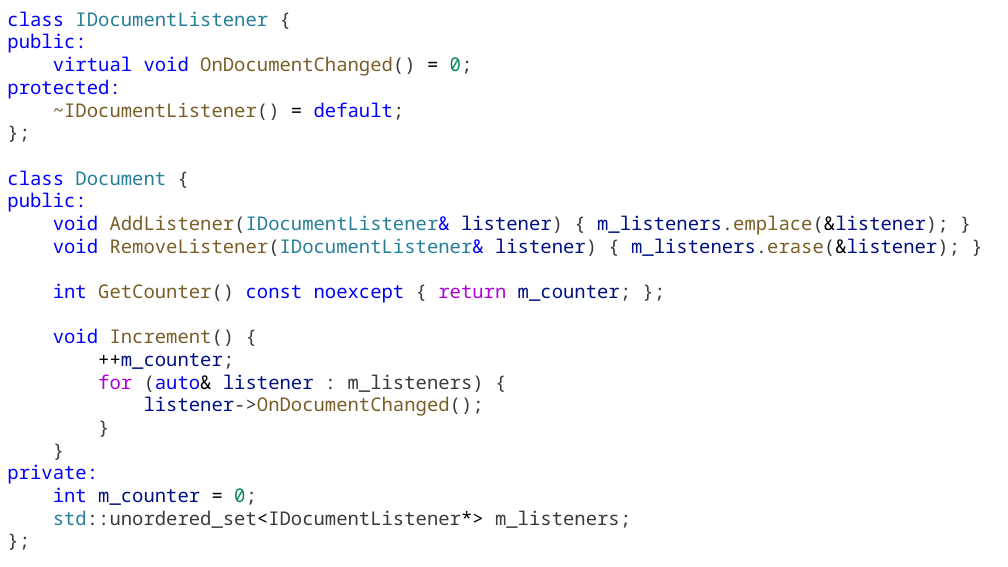
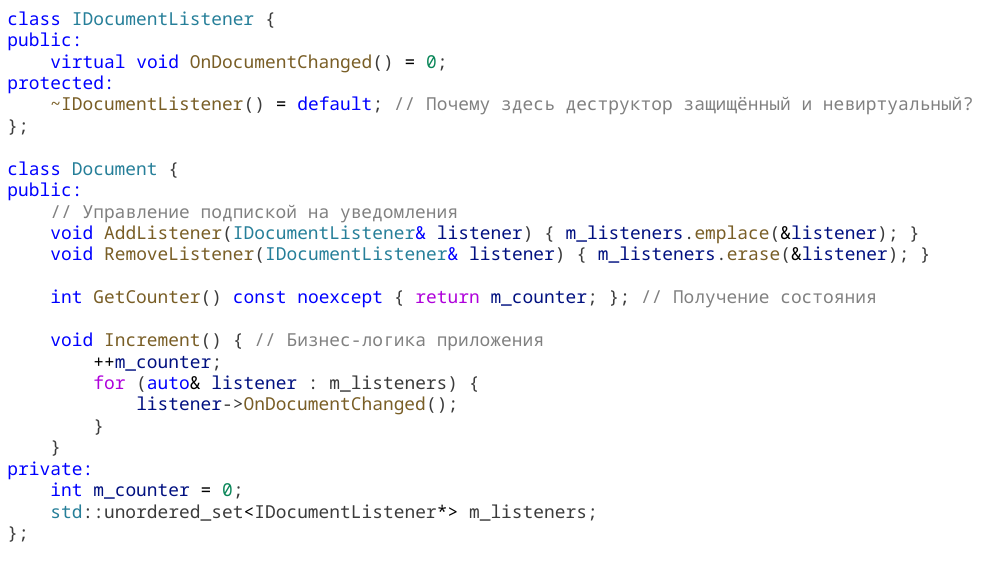
Before and after one commit to alexey-malov/ood, a slide deck: slide 17 of lectures/16.mvxx/mvxx.pptx (slide 13 before the commit). Drawn at 1008x567 pixels with LibreOffice and Linux fonts; fonts in the diff are those of the drawing. Boxes give left, top, right and bottom in pixels: in the first picture for what was removed or moved away, otherwise in the second. Text is boxed around its words. In the diff, an @@ line names an element or a change of style, - is before the commit and + after.

```diff
--- a/lectures/16.mvxx/mvxx.pptx
+++ b/lectures/16.mvxx/mvxx.pptx
@@ text at <box>7,11,909,521</box>: size 18 to 17 pt in "class IDocumentListener {", "public:", "virtual void OnDocumentChanged() = 0; protected:", "};" and 12 more places @@
@@ text at <box>50,96,974,115</box>: text changed; size 18 to 17 pt; text colour #795E26 to #808080 @@
-~IDocumentListener() = default;
+~IDocumentListener() = default; // Почему здесь деструктор защищённый и невиртуальный?
@@ text at <box>83,205,458,223</box>: paragraph added @@
+// Управление подпиской на уведомления
@@ text at <box>50,289,877,350</box>: text changed; size 18 to 17 pt; text colour #0000FF to #808080 @@
-int GetCounter() const noexcept { return m_counter; };
-void Increment() {
+int GetCounter() const noexcept { return m_counter; }; // Получение состояния
+void Increment() { // Бизнес-логика приложения
```
Also in this commit, not shown: 4 other slides changed, 5 slides added, 6 other files.
